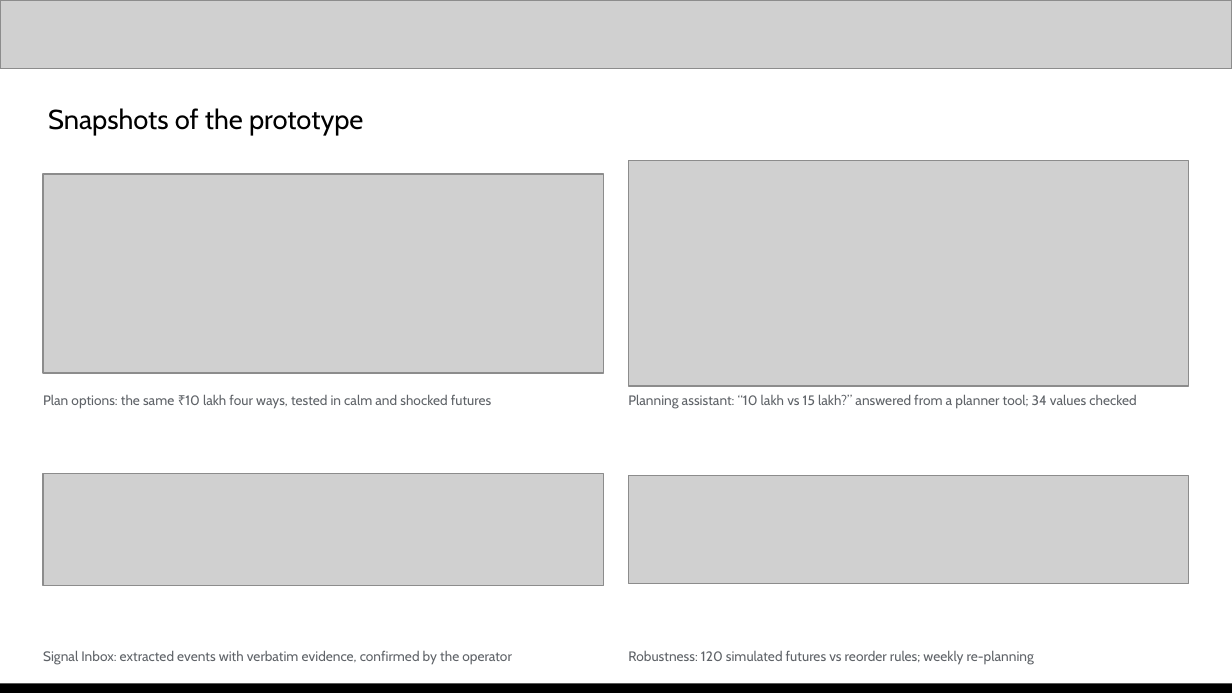
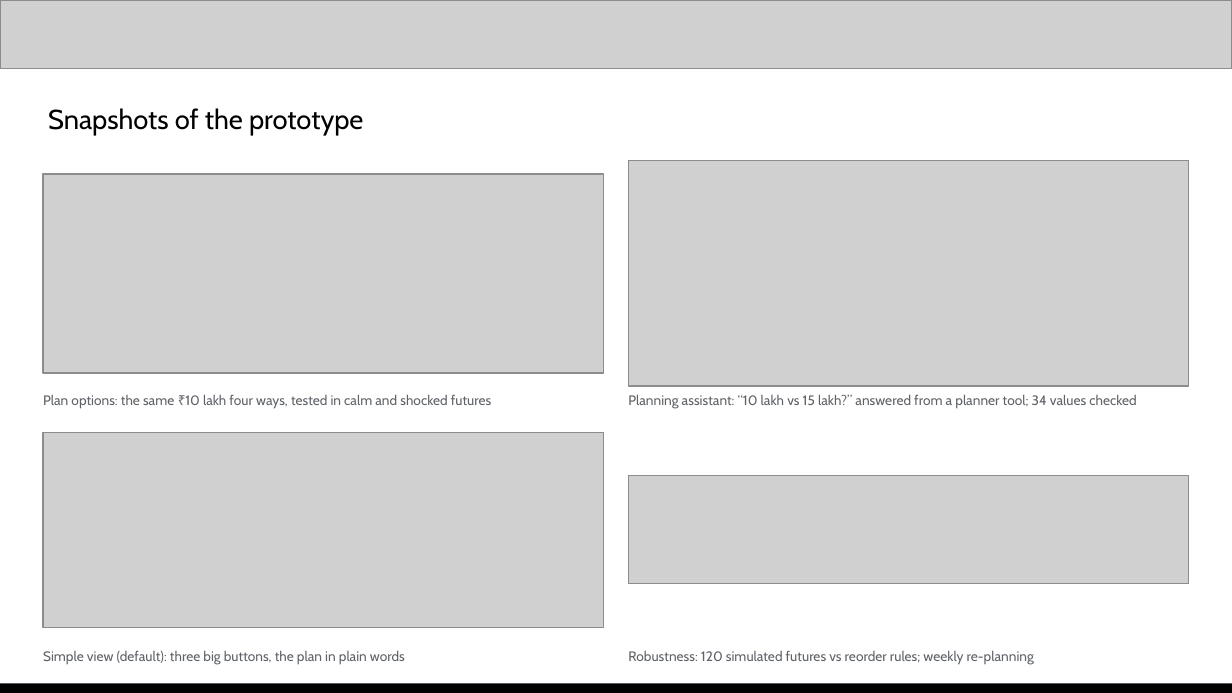
Before and after one commit to Xhahat/inventory-rescue, a slide deck: slide 10 of docs/Inventory_Rescue_AI_Builder_Cup.pptx. Drawn at 1232x693 pixels with LibreOffice and Linux fonts; fonts in the diff are those of the drawing; grey boxes stand for pictures. Boxes give left, top, right and bottom in pixels: in the first picture for what was removed or moved away, otherwise in the second. Text is boxed around its words. In the diff, an @@ line names an element or a change of style, - is before the commit and + after.

Commit message:
Add a minimal Simple view as the default UI
Three big tasks (make my plan, read a message, ask a question) in plain
language with large text; the full dashboard stays one click away as the
Advanced view. The assistant gains a 'simple' answer style (no ids or
jargon, money in lakh) and the grounding check accepts truncated numbers.
Deck: Simple view snapshot, 158 tests.

```diff
--- a/docs/Inventory_Rescue_AI_Builder_Cup.pptx
+++ b/docs/Inventory_Rescue_AI_Builder_Cup.pptx
@@ picture: place and size @@
-picture at [43,474,604,586]
+picture at [43,432,604,627]
@@ text at [43,650,405,665]: text changed @@
-Signal Inbox: extracted events with verbatim evidence, confirmed by the operator
+Simple view (default): three big buttons, the plan in plain words
```
Also in this commit, not shown: 2 other slides changed, 16 other files.
